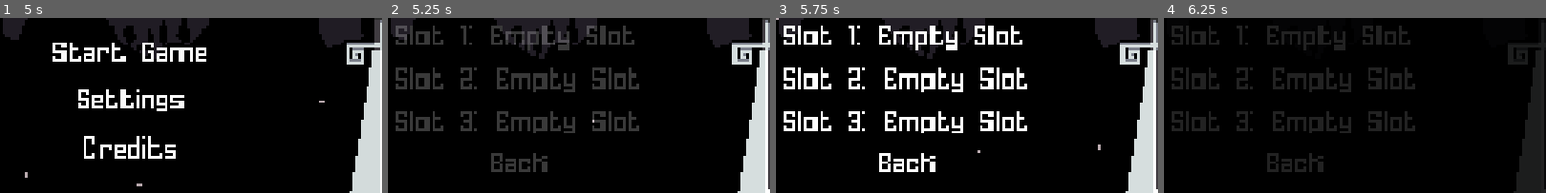
Above: before the commit, frames 1-4 (left to right).
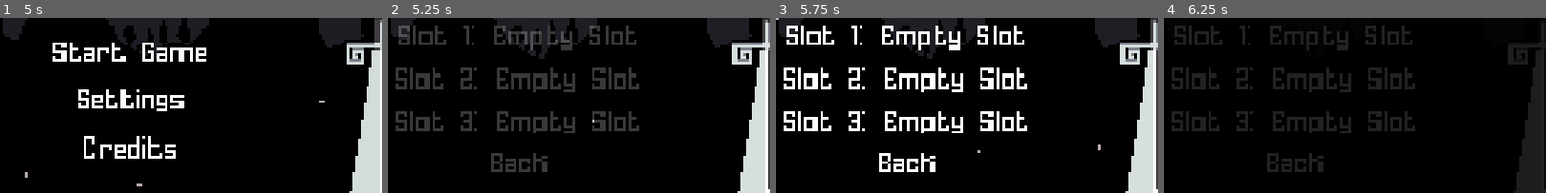
Above: after the commit, the same moments.

Repository: mowen88/mv_v1.1
Game: Godot game, scene res://states/boot_state/boot_state.tscn
Same seed, same stepped clock (60 frames per second), same inputs: the game is played once before the commit and once after it.
Inputs (mouse positions are % of the whole screen's width and height, from its top left):
- Up to frame 1 (5 s): tap Enter at 0.5, 2.75 s; move the mouse to (72, 45) at 0.52 s; hold Right (move_right) 0.53-1.25 s; hold X (attack) 0.53-1.25 s; click (72, 45) at 0.67 s; tap Z (jump) at 0.77, 0.8, 1.07, 2.3, 3.77, 3.8, 4.07 s; tap Space (toggle_pause) at 1.25, 3.5 s; drag from (30, 55) to (45, 70) at 1.27 s; move the mouse to (60, 28) at 2.02 s; hold Left (move_left) 2.03-2.75 s; hold X (attack) 2.03-2.75 s; drag from (45, 70) to (20, 35) at 2.77 s; move the mouse to (80, 65) at 3.52 s; hold Right (move_right) 3.53-4.25 s; hold X (attack) 3.53-4.25 s; drag from (20, 35) to (35, 25) at 4.27 s
- Up to frame 2 (5.25 s): click "Start Game" at 5 s
- Up to frame 3 (5.75 s): no input
- Up to frame 4 (6.25 s): click "Slot 1: Empty Slot" at 5.75 s
The pictures show only the part of the screen within x 12-62%, y 47-96%; the shares and areas given below are measured in that part.

Frame 1 is identical in both runs. In frame 2, 3.0% of the frame differs, in the area x 2-65%, y 4-19%; in frame 3, 3.0%; in frame 4, 3.0%.

Commit message:
Implementing tutorial messages and language support

Diff:
--- a/UI/gameplay/gameplay_ui.gd
+++ b/UI/gameplay/gameplay_ui.gd
@@ -3,6 +3,7 @@
 @onready var energy_hud: HBoxContainer = $EnergyHUD
 @onready var health_hud: HBoxContainer = $HealthHUD
 @onready var zone_label: Label = $ZoneLabel
+@onready var tutorial_message: Label = $TutorialMessage
 
 # Health Textures
 const HEALTH_FULL_TEX = preload("res://UI/gameplay/elements/health_node_full.png")
@@ -15,6 +16,7 @@
 func _ready() -> void:
 	# Messages
 	SignalBus.zone_banner_requested.connect(_on_zone_banner_requested)
+	SignalBus.tutorial_message_requested.connect(_on_tutorial_message_requested)
 
 	# Health
 	SignalBus.player_health_changed.connect(_on_player_health_changed)
@@ -25,6 +27,29 @@
 	SignalBus.player_max_energy_changed.connect(_on_max_energy_changed)
 
 var banner_tween: Tween
+var message_tween: Tween
+
+func _on_tutorial_message_requested(message:String, show_message:bool) -> void:
+	# Kill the ongoing fade out/in from previous message
+	if message_tween:
+		message_tween.kill()
+
+	if not show_message or message == "":
+		tutorial_message.visible = false
+		return
+
+	tutorial_message.text = message
+	tutorial_message.modulate.a = 0.0
+	tutorial_message.visible = true
+
+	message_tween = create_tween()
+	# Fade in
+	message_tween.tween_property(tutorial_message, "modulate:a", 1.0, 0.5)
+	# Wait
+	message_tween.tween_interval(2.0)
+	# Fade out
+	message_tween.tween_property(tutorial_message, "modulate:a", 0.0, 0.5)
+	message_tween.tween_callback(func(): tutorial_message.visible = false)
 
 func _on_zone_banner_requested(zone_name:String, show_banner:bool) -> void:
 	# Kill the ongoing fade out/in from the previous room immediately
--- a/UI/gameplay/gameplay_ui.tscn
+++ b/UI/gameplay/gameplay_ui.tscn
@@ -2,6 +2,7 @@
 
 [ext_resource type="Script" uid="uid://cv5x1276vtmrh" path="res://UI/gameplay/gameplay_ui.gd" id="1_og5kx"]
 [ext_resource type="FontFile" uid="uid://bpfl0weahsfix" path="res://UI/font/mecha_cf/Mecha.ttf" id="2_jgtdh"]
+[ext_resource type="FontFile" uid="uid://qt065a2b84t8" path="res://UI/font/homespun.ttf" id="3_olg42"]
 
 [node name="GameplayUI" type="CanvasLayer" unique_id=421129531]
 script = ExtResource("1_og5kx")
@@ -34,3 +35,15 @@
 grow_vertical = 2
 theme_override_fonts/font = ExtResource("2_jgtdh")
 theme_override_font_sizes/font_size = 144
+
+[node name="TutorialMessage" type="Label" parent="." unique_id=1434587093]
+anchors_preset = 5
+anchor_left = 0.5
+anchor_right = 0.5
+offset_left = -0.5
+offset_top = 100.0
+offset_right = 0.5
+offset_bottom = 190.0
+grow_horizontal = 2
+theme_override_fonts/font = ExtResource("3_olg42")
+theme_override_font_sizes/font_size = 90
--- /dev/null
+++ b/UI/menu/confirm_quit_menu.gd
@@ -0,0 +1,9 @@
+extends VBoxContainer
+
+signal confirm
+signal cancel
+
+func _ready() -> void:
+	# Assuming your buttons are named YesButton and NoButton
+	$ConfirmButton.pressed.connect(func(): confirm.emit())
+	$CancelButton.pressed.connect(func(): cancel.emit())
--- a/UI/menu/menu_manager.gd
+++ b/UI/menu/menu_manager.gd
@@ -7,6 +7,7 @@
 @onready var save_slot_menu: VBoxContainer = $SaveSlotMenu
 @onready var pause_menu: VBoxContainer = $PauseMenu
 @onready var confirm_delete_menu: VBoxContainer = $ConfirmDeleteMenu
+@onready var confirm_quit_menu: VBoxContainer = $ConfirmQuitMenu
 
 var pending_delete_slot: String = ""
 
@@ -30,7 +31,7 @@
 	gameplay_menu.vibrate_toggle_requested.connect(_on_vibrate_toggled)
 	gameplay_menu.battery_saver_toggle_requested.connect(_on_battery_saver_toggled)
 
-	pause_menu.quit_requested.connect(_quit_to_tile)
+	pause_menu.quit_requested.connect(func(): show_panel(confirm_quit_menu))
 	settings_menu.back_requested.connect(_go_back)
 	audio_menu.back_requested.connect(_go_back)
 	gameplay_menu.back_requested.connect(_go_back)
@@ -39,6 +40,9 @@
 	save_slot_menu.delete_requested.connect(_on_delete_requested)
 	confirm_delete_menu.confirm.connect(_on_delete_confirmed)
 	confirm_delete_menu.cancel.connect(_go_back)
+	confirm_quit_menu.confirm.connect(_quit_to_tile)
+	confirm_quit_menu.cancel.connect(_go_back)
+
 
 func _on_volume_changed(bus_name:String, value:float) -> void:
 	var key = bus_name + " Volume"
--- a/UI/menu/menu_manager.tscn
+++ b/UI/menu/menu_manager.tscn
@@ -14,6 +14,7 @@
 [ext_resource type="Script" uid="uid://b2h3fp6fcnfm4" path="res://UI/menu/confirm_delete_menu.gd" id="9_1r30s"]
 [ext_resource type="Texture2D" uid="uid://b7qjhyjiwb5ep" path="res://UI/menu/elements/checkbox_on.png" id="9_i4w7f"]
 [ext_resource type="Texture2D" uid="uid://c7ira7w4d5i1x" path="res://UI/menu/elements/checkbox_off.png" id="10_p5jt0"]
+[ext_resource type="Script" uid="uid://btuk00pgtok8l" path="res://UI/menu/confirm_quit_menu.gd" id="13_p5jt0"]
 
 [sub_resource type="StyleBoxLine" id="StyleBoxLine_nh7px"]
 color = Color(1, 1, 1, 1)
@@ -68,11 +69,13 @@
 grow_horizontal = 2
 grow_vertical = 2
 theme_override_constants/separation = 32
+alignment = 1
 script = ExtResource("5_jgxlf")
 
 [node name="SlotRow1" type="HBoxContainer" parent="SaveSlotMenu" unique_id=1276025206]
 layout_mode = 2
 theme_override_constants/separation = 36
+alignment = 1
 
 [node name="SlotButton1" type="Button" parent="SaveSlotMenu/SlotRow1" unique_id=1234703931]
 layout_mode = 2
@@ -90,6 +93,7 @@
 [node name="SlotRow2" type="HBoxContainer" parent="SaveSlotMenu" unique_id=710371239]
 layout_mode = 2
 theme_override_constants/separation = 36
+alignment = 1
 
 [node name="SlotButton2" type="Button" parent="SaveSlotMenu/SlotRow2" unique_id=1203599944]
 layout_mode = 2
@@ -107,6 +111,7 @@
 [node name="SlotRow3" type="HBoxContainer" parent="SaveSlotMenu" unique_id=1150036196]
 layout_mode = 2
 theme_override_constants/separation = 36
+alignment = 1
 
 [node name="SlotButton3" type="Button" parent="SaveSlotMenu/SlotRow3" unique_id=966884406]
 layout_mode = 2
@@ -320,6 +325,35 @@
 text = "Back"
 flat = true
 
+[node name="ConfirmQuitMenu" type="VBoxContainer" parent="." unique_id=1822483406]
+visible = false
+layout_mode = 0
+anchor_right = 1.0
+anchor_bottom = 1.0
+grow_horizontal = 2
+grow_vertical = 2
+theme_override_constants/separation = 50
+script = ExtResource("13_p5jt0")
+
+[node name="Label" type="Label" parent="ConfirmQuitMenu" unique_id=2090592960]
+layout_mode = 2
+theme = ExtResource("3_b8rgm")
+theme_override_colors/font_color = Color(0.8980392, 0.34509805, 0.34509805, 1)
+theme_override_fonts/font = ExtResource("5_w6o3i")
+text = "Return to main menu?"
+
+[node name="ConfirmButton" type="Button" parent="ConfirmQuitMenu" unique_id=1714836274]
+layout_mode = 2
+theme = ExtResource("3_b8rgm")
+text = "Confirm"
+flat = true
+
+[node name="CancelButton" type="Button" parent="ConfirmQuitMenu" unique_id=2091697113]
+layout_mode = 2
+theme = ExtResource("3_b8rgm")
+text = "Cancel"
+flat = true
+
 [node name="ConfirmDeleteMenu" type="VBoxContainer" parent="." unique_id=2124360719]
 visible = false
 layout_mode = 1
--- /dev/null
+++ b/core/dialogue_data.gd
@@ -0,0 +1,17 @@
+extends Node
+
+
+var DIALOGUE_DATA: Dictionary = {
+	"English":
+		{"Tutorials":
+			{"Drop through platforms":"Swipe down to drop through platforms",
+			"Jump":"Press A to jump",
+			"Attack":"Press B to attack"}
+		},
+	"AnotherLanguage!":
+		{"Tutorials":
+			{"Drop through platforms":"Swipe down to drop through platforms",
+			"Jump":"Press A to jump",
+			"Attack":"Press B to attack"}
+		}
+}
--- a/core/particle_manager.gd
+++ b/core/particle_manager.gd
@@ -20,13 +20,11 @@
 			fx.visible = false
 			add_child(fx)
 
-			# Force shader warm-up on creation
 			if fx is GPUParticles2D:
 				fx.emitting = true
 
 			pools[key].append(fx)
 
-	# Wait one frame for shaders to compile, then reset them into an inactive state
 	await get_tree().process_frame
 	for key in pools:
 		for fx in pools[key]:
@@ -34,7 +32,8 @@
 				fx.emitting = false
 			fx.visible = false
 
-func play(scene: PackedScene, pos: Vector2) -> void:
+## Added duration, one-shot as default by way of making the particle emit only 0.1 secs
+func play(scene: PackedScene, pos: Vector2, duration: float = 0.0) -> void:
 	if not scene:
 		return
 
@@ -73,15 +72,30 @@
 	fx.visible = true
 
 	if fx is GPUParticles2D:
-		fx.restart()
-		fx.emitting = true
-		_monitor_gpu_particle(fx)
+		if duration <= 0.0:
+			fx.one_shot = true
+			fx.restart()
+			fx.emitting = true
+			_monitor_gpu_particle(fx, 0.0)
+		else:
+			fx.one_shot = false
+			fx.restart()
+			fx.emitting = true
+			_monitor_gpu_particle(fx, duration)
 
-func _monitor_gpu_particle(fx: GPUParticles2D) -> void:
-	# Wait for the finished signal entirely from the manager
+func _monitor_gpu_particle(fx: GPUParticles2D, duration: float) -> void:
+	# If a duration is specified, wait for that time, then KILL the emission
+	if duration > 0.0:
+		await get_tree().create_timer(duration).timeout
+		if is_instance_valid(fx):
+			print("Stopping particle emission!")
+			fx.emitting = false
+
+	# Wait for the remaining active particles to finish
 	await fx.finished
-	fx.emitting = false
-	fx.visible = false
+	if is_instance_valid(fx):
+		fx.emitting = false
+		fx.visible = false
 
 func _on_anim_finished(fx: Node2D, anim_sprite: AnimatedSprite2D) -> void:
 	anim_sprite.stop()
--- a/core/signal_bus.gd
+++ b/core/signal_bus.gd
@@ -1,8 +1,10 @@
 extends Node
 
 signal room_change_requested(exit_id: int)
+signal save_station_activated
+
 signal zone_banner_requested(zone_name: String)
-signal save_station_activated
+signal tutorial_message_requested(message:String)
 
 signal screenshake_requested(x_offset:float, y_offset:float, duration:float)
 
--- a/default_bus_layout.tres
+++ /dev/null
@@ -1,15 +0,0 @@
-[gd_resource type="AudioBusLayout" format=3 uid="uid://wb3wqhph0i74"]
-
-[resource]
-bus/1/name = &"Music"
-bus/1/solo = false
-bus/1/mute = false
-bus/1/bypass_fx = false
-bus/1/volume_db = 0.0
-bus/1/send = &"Master"
-bus/2/name = &"SFX"
-bus/2/solo = false
-bus/2/mute = false
-bus/2/bypass_fx = false
-bus/2/volume_db = 0.0
-bus/2/send = &"Master"
--- a/project.godot
+++ b/project.godot
@@ -19,7 +19,7 @@
 
 [audio]
 
-buses/default_bus_layout="uid://wb3wqhph0i74"
+buses/default_bus_layout=""
 
 [autoload]
 
@@ -32,6 +32,7 @@
 AudioManager="*uid://cyldynesttc2a"
 VibrateManager="*uid://ilku6ko72ogp"
 ParticleManager="*uid://b2wtfg1req1r1"
+DialogueData="*uid://djiayyfbrj3uh"
 
 [display]
 
--- a/states/world_state/components/death_component.gd
+++ b/states/world_state/components/death_component.gd
@@ -19,7 +19,6 @@
 	if fsm:
 		fsm.change_state("Death")
 
-
 	# You could even handle delayed cleanup here
 	await get_tree().create_timer(2.0).timeout
 	actor.queue_free()
--- a/states/world_state/components/hurtbox_component.gd
+++ b/states/world_state/components/hurtbox_component.gd
@@ -24,7 +24,6 @@
 		play_sound()
 
 	hit_received.emit(attacker_pos, knockback_force)
-	#ParticleManager.play("hit_effect", global_position)
 	if particle_scene:
 		ParticleManager.play(particle_scene, global_position)
 	SignalBus.screenshake_requested.emit(2.0, 0.0, 0.2)
--- a/states/world_state/entities/characters/enemies/walker/walker.tscn
+++ b/states/world_state/entities/characters/enemies/walker/walker.tscn
@@ -104,6 +104,7 @@
 
 [node name="Death" type="Node" parent="FiniteStateMachine" unique_id=1051133370]
 script = ExtResource("6_7ldib")
+particle_scene = ExtResource("15_gcbma")
 metadata/_custom_type_script = "uid://w6r4fliln4v5"
 
 [node name="Hit" type="Node" parent="FiniteStateMachine" unique_id=608652713]
--- a/states/world_state/entities/characters/enemies/walker/walker_death.gd
+++ b/states/world_state/entities/characters/enemies/walker/walker_death.gd
@@ -1,4 +1,6 @@
 extends State
+
+@export var particle_scene: PackedScene
 
 func enter() -> void:
 	actor.get_node("AnimatedSprite2D").play("idle")
@@ -7,8 +9,10 @@
 	var timer = actor.get_tree().create_timer(1)
 	timer.timeout.connect(actor.queue_free)
 
-# Inside walker_patrol.gd (An enemy AI state)
 func physics_update(delta: float) -> void:
-	actor.velocity.y += actor.move_component.gravity * delta
+	# Add gravity
+	actor.velocity.y = min(actor.velocity.y + actor.move_component.gravity * delta,\
+	actor.move_component.max_fall_speed)
+
 	actor.velocity.x = move_toward(actor.velocity.x, 0, 500 * delta)
 	actor.move_and_slide()
--- a/states/world_state/entities/characters/enemies/walker/walker_hit.gd
+++ b/states/world_state/entities/characters/enemies/walker/walker_hit.gd
@@ -11,8 +11,13 @@
 	actor.get_node("AnimatedSprite2D").play("idle")
 
 func physics_update(delta: float) -> void:
+	# Increment timer
 	timer -= delta
-	actor.velocity.y += actor.move_component.gravity * delta
+
+	# Add gravity
+	actor.velocity.y = min(actor.velocity.y + actor.move_component.gravity * delta,\
+	actor.move_component.max_fall_speed)
+
 	actor.move_and_slide()
 
 	if timer <= 0:
--- a/states/world_state/entities/destructibles/bush/bush.gd
+++ b/states/world_state/entities/destructibles/bush/bush.gd
@@ -11,14 +11,13 @@
 
 func _on_health_reduced(current_health: int) -> void:
 	# Play your flash feedback
-	if flash_component:
-		flash_component.play_flash()
+	flash_component.play_flash()
 
 	# Calculate which frame to show based on damage taken
 	# If max health is 3 (Frames 0, 1, 2), map health downward:
 	var damage_taken = health_component.max_health - health_component.current_health
 
-	# Clamp the frame index so it doesn't exceed your sprite frame count (0 to 2)
+	# Clamp the frame index so it doesn't exceed your sprite frame count
 	animated_sprite.frame = clampi(damage_taken, 0, animated_sprite.sprite_frames.get_frame_count("default") - 1)
 
 	# If health hits 0, queue_free or trigger destruction particles
--- a/states/world_state/entities/destructibles/bush/bush.tscn
+++ b/states/world_state/entities/destructibles/bush/bush.tscn
@@ -62,6 +62,7 @@
 [node name="HurtboxComponent" parent="." unique_id=580697701 node_paths=PackedStringArray("health_component") instance=ExtResource("3_ae181")]
 collision_layer = 9
 particle_scene = ExtResource("7_mf7ti")
+particle_duration = 0.5
 sound = ExtResource("6_5dnnj")
 health_component = NodePath("../HealthComponent")
 invincibility_duration = 0.25
--- a/states/world_state/particles/hit_effect/hit_effect.tscn
+++ b/states/world_state/particles/hit_effect/hit_effect.tscn
@@ -35,6 +35,5 @@
 emitting = false
 texture = ExtResource("1_67xoo")
 lifetime = 0.5
-one_shot = true
 explosiveness = 1.0
 process_material = SubResource("ParticleProcessMaterial_cqtpw")
--- a/states/world_state/world_state.gd
+++ b/states/world_state/world_state.gd
@@ -94,6 +94,7 @@
 			current_zone_name = target_zone_name
 			if current_zone_name != "":
 				SignalBus.zone_banner_requested.emit(current_zone_name, true)
+
 		else:
 			SignalBus.zone_banner_requested.emit("", false)
 
Not shown, added: UI/menu/confirm_quit_menu.gd.uid
Not shown, added: core/dialogue_data.gd.uid
